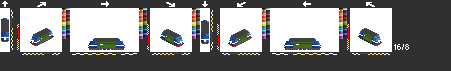
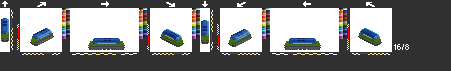
Layers edited between the first and the second 451x71 image:
added layer "strabag2" above "bsx1" over [1, 33, 381, 50]
hid "bsx1" over [1, 19, 381, 50]
